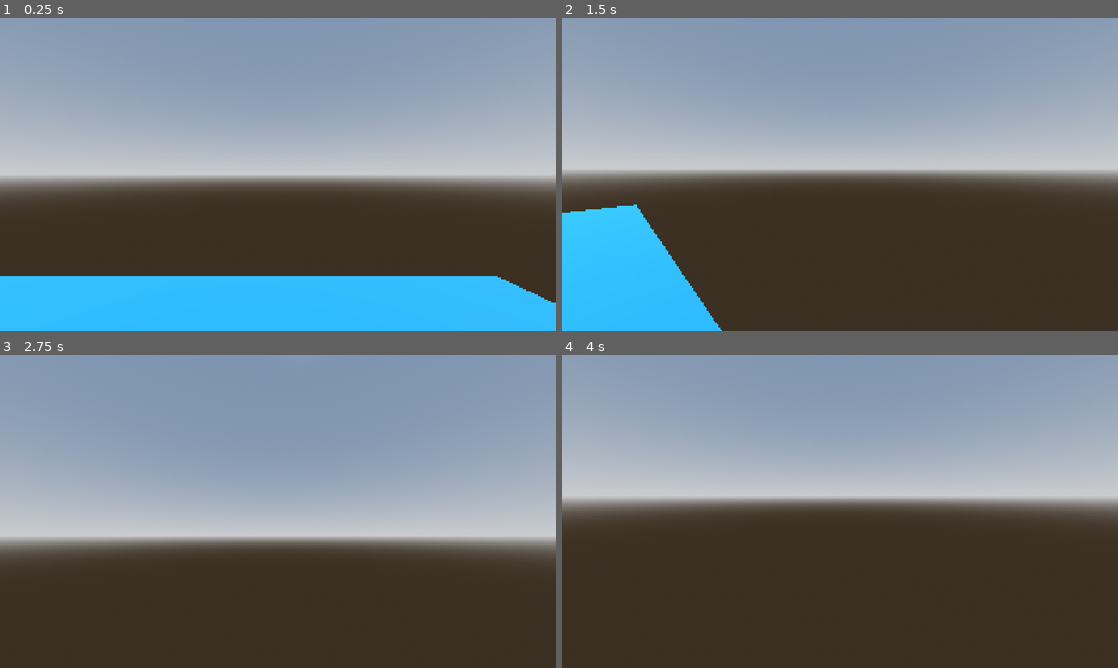
Above: before the commit, frames 1-4 (two rows, left to right).
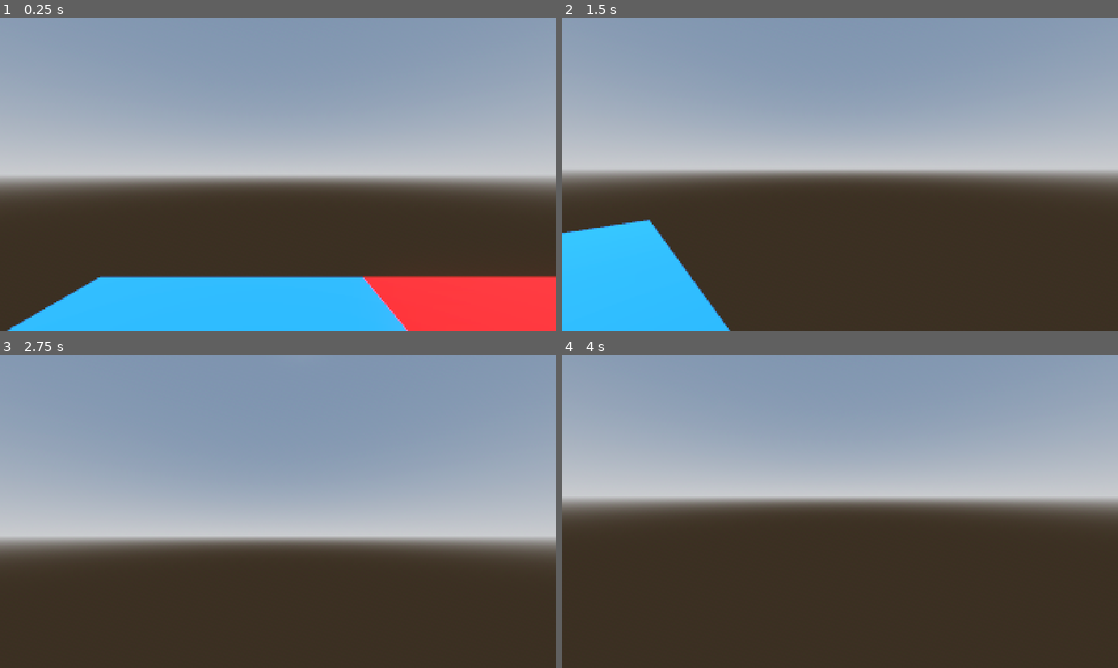
Above: after the commit, the same moments.

Repository: dhamelink/TM-Portals
Game: Godot game, scene res://world.tscn
Two runs of this game, one before a commit and one after it. Both use one fixed random seed, a clock stepped at 60 frames per second and the inputs below.
Inputs (mouse positions are in pixels of both pictures, inside the frame that each line leads up to):
- Up to frame 1 (0.25 s): no input
- Up to frame 2 (1.5 s): move the mouse to (867, 174) at 0.52 s; hold Shift (sprint) 0.53-1.28 s; hold W (forward) from 0.53 s (still down); tap Space (jump) at 0.77 s; move the mouse to (812, 174) at 1.27 s; tap Shift (sprint) at 1.35 s
- Up to frame 3 (2.75 s): keep holding W (forward); tap Space (jump) at 1.52 s; move the mouse to (289, 505) at 2.02 s; hold Shift (sprint) from 2.03 s (still down)
- Up to frame 4 (4 s): keep holding W (forward); tap Enter at 2.75 s; move the mouse to (834, 517) at 2.77 s; release Shift (sprint) at 2.78 s; tap Shift (sprint) at 2.85 s; tap Space (jump) at 3.02, 3.5, 3.77 s; move the mouse to (878, 514) at 3.52 s; hold Shift (sprint) from 3.53 s (still down)

The runs differ from the first frame. In frame 1, 7.4% of the frame differs, in the area x 0-100%, y 82-100%; in frame 2, 1.3%; in frame 3, less than 0.1%; in frame 4, less than 0.1%.

Commit message:
Fixed a bug where objects between the portal and the portal camera would be shown on the portal viewport texture and ruin the illusion Done by changing the projection matrix of the camera so that the near clip plane has the same rotation and position as the portal, thus only projecting whats behind the portal, and ignoring everything between it and the camera Godot doesnt allow this in the default build of the engine, so i used this fork: https://github.com/V-Sekai/godot/tree/vsk-override-projection-4.6

Diff:
--- a/portal.gd
+++ b/portal.gd
@@ -3,6 +3,13 @@
 @export var other_portal : Node3D
 
 @export var cull_layer : int = 4
+
+# Edge case but possible. Adding this to prevent teleporting twice if body lands exactly on portal plane
+func _nonzero_sign(value):
+	var s = sign(value)
+	if s == 0:
+		s = 1
+	return s
 
 # Called when the node enters the scene tree for the first time.
 func _ready() -> void:
@@ -17,6 +24,81 @@
 	#RenderingServer.frame_pre_draw.connect(do_updates)
 	# Or so I would think. It only works with this + _process + _physics_process all calling do_updates.
 	# Otherwise there is flicker. I'm not sure why just frame_pre_draw doesn't work.
+	_set_portal_camera_environment_to_world3d_environment_no_tonemap()
+
+func _set_portal_camera_environment_to_world3d_environment_no_tonemap():
+	var world_3d = get_viewport().world_3d
+	if not world_3d or not world_3d.environment:
+		return
+	# The tonemap must be disabled/set to linear.
+	# This is so the tonemap won't be applied twice in the main camera render.
+	$CameraViewport/Camera3D.environment = world_3d.environment.duplicate()
+	$CameraViewport/Camera3D.environment.tonemap_mode = Environment.TONE_MAPPER_LINEAR
+
+
+# Copied from https://github.com/V-Sekai/avatar_vr_demo/blob/master/addons/V-Sekai.xr-mirror/mirror.gd
+func set_projection_oblique_near_plane(matrix: Projection, clip_plane: Plane):
+	# Based on the paper
+	# Lengyel, Eric. “Oblique View Frustum Depth Projection and Clipping”.
+	# Journal of Game Development, Vol. 1, No. 2 (2005), Charles River Media, pp. 5–16.
+
+	# Calculate the clip-space corner point opposite the clipping plane
+	# as (sgn(clipPlane.x), sgn(clipPlane.y), 1, 1) and
+	# transform it into camera space by multiplying it
+	# by the inverse of the projection matrix
+	var q = Vector4(
+		(sign(clip_plane.x) + matrix.z.x) / matrix.x.x,
+		(sign(clip_plane.y) + matrix.z.y) / matrix.y.y,
+		-1.0,
+		(1.0 + matrix.z.z) / matrix.w.z)
+
+	var clip_plane4 = Vector4(clip_plane.x, clip_plane.y, clip_plane.z, clip_plane.d)
+
+	# Calculate the scaled plane vector
+	var c: Vector4 = clip_plane4 * (2.0 / clip_plane4.dot(q))
+
+	# Replace the third row of the projection matrix
+	matrix.x.z = c.x - matrix.x.w
+	matrix.y.z = c.y - matrix.y.w
+	matrix.z.z = c.z - matrix.z.w
+	matrix.w.z = c.w - matrix.w.w
+	return matrix
+
+# This function is based on https://github.com/SebLague/Portals/blob/master/Assets/Scripts/Core/Portal.cs
+func _update_portal_camera_near_clip_plane(camera):
+	if not camera.has_method("set_override_projection"):
+		print("doesnt have override projectiondww")
+		return # Needs https://github.com/V-Sekai/godot/tree/override_projection_4.2 branch
+
+	#near clip offset makes sur the clip plane isnt directly on the portal, to avoid z-fighting on the portal edge
+	const NEAR_CLIP_OFFSET = 0.05
+	const NEAR_CLIP_LIMIT = 0.1
+
+	# Calculate the near clip plane in camera space
+	#in godot, -z axis is the forward direction. clip_plane_forward is the direction the other portal is facing
+	var clip_plane = other_portal.global_transform
+	var clip_plane_forward: Vector3 = -clip_plane.basis.z
+	#dot product tells you the angle between the portals forward and the vector from camera to portal. If positive, they point the same way, otherwise they oppose. This makes sure the clip plane always points toward the camera, no matter which side it's on, so you always clip the correct half of space.
+	#if clip plane is behind frustum, then the clip plane cuts the front of the scene instead of the back, only rendering whats behind, thus nothing would show
+	var portal_side = _nonzero_sign(clip_plane_forward.dot(other_portal.global_transform.origin - camera.global_transform.origin))
+
+	#Since the projection matrix only understands camera-local coordinates, the portals world position and normal are transformed into the cameras coordinate system. Done using the affine inverse, since you find the relative transform
+	#.basis is used for the normal since its just a direction vecotr, it just needs to be rotated
+	var cam_space_pos = camera.get_camera_transform().affine_inverse() * clip_plane.origin
+	var cam_space_normal = (camera.get_camera_transform().affine_inverse().basis * clip_plane_forward) * portal_side
+	#gives the planes distance from the camera. negated to match the Lengyel sign convention that the algorithm expects.
+	var cam_space_dst = - cam_space_pos.dot(cam_space_normal) + NEAR_CLIP_OFFSET;
+
+	# Oblique plane when very close to portal causes glitching/visual artifacts, so only enable if a small distance away
+	if abs(cam_space_dst) > NEAR_CLIP_LIMIT:
+		var proj : Projection = camera.get_camera_projection()
+		var near_clip_plane = Plane(cam_space_normal, cam_space_dst)
+		proj = set_projection_oblique_near_plane(proj, near_clip_plane)
+		camera.set_override_projection(proj)
+	else:
+		# Set back to unmodified frustum if camera is very close to portal
+		camera.set_override_projection(Projection(Vector4.ZERO, Vector4.ZERO, Vector4.ZERO, Vector4.ZERO))
+
 func _update_camera_to_other_portal():
 	var cur_camera = get_viewport().get_camera_3d()
 	if not cur_camera:
@@ -40,6 +122,8 @@
 	$CameraViewport.use_occlusion_culling = get_viewport().use_occlusion_culling
 	$CameraViewport.mesh_lod_threshold = get_viewport().mesh_lod_threshold
 
+	_update_portal_camera_near_clip_plane($CameraViewport/Camera3D)
+
 func do_updates():
 	$CollisionShape3D.disabled = not self.visible
 
--- a/portal.tscn
+++ b/portal.tscn
@@ -16,11 +16,12 @@
 script = ExtResource("1_ef3v5")
 
 [node name="PortalVisual" type="CSGBox3D" parent="." unique_id=562859984]
-size = Vector3(1.5, 2.5, 0.3)
+size = Vector3(1.5, 2.5, 0.1)
 material = SubResource("ShaderMaterial_f3sb7")
 
 [node name="CameraViewport" type="SubViewport" parent="." unique_id=1293651116]
 
 [node name="Camera3D" type="Camera3D" parent="CameraViewport" unique_id=1784722663]
+size = 0.1
 
 [node name="CollisionShape3D" type="CollisionShape3D" parent="." unique_id=1386926387]
--- a/project.godot
+++ b/project.godot
@@ -21,6 +21,7 @@
 window/size/viewport_height=1080
 window/stretch/mode="canvas_items"
 window/stretch/aspect="expand"
+window/vsync/vsync_mode=0
 
 [editor_plugins]
 
@@ -63,7 +64,10 @@
 
 3d/physics_engine="Jolt Physics"
 3d/default_gravity=11.0
+common/physics_interpolation=true
 
 [rendering]
 
 rendering_device/driver.windows="d3d12"
+textures/vram_compression/import_etc2_astc=true
+anti_aliasing/quality/msaa_3d=1
--- a/world.tscn
+++ b/world.tscn
@@ -36,7 +36,7 @@
 [node name="World" type="Node3D" unique_id=1006530827]
 
 [node name="DirectionalLight3D" type="DirectionalLight3D" parent="." unique_id=338216628]
-transform = Transform3D(-0.8660254, -0.43301278, 0.25, 0, 0.49999997, 0.86602545, -0.50000006, 0.75, -0.43301266, 0, 9.764721, 18.547226)
+transform = Transform3D(-0.8660254, -0.43301278, 0.25, 0, 0.49999997, 0.86602545, -0.50000006, 0.75, -0.43301266, 10.311468, 7.311491, -7.9415836)
 shadow_enabled = true
 
 [node name="WorldEnvironment" type="WorldEnvironment" parent="." unique_id=681726790]
@@ -62,19 +62,19 @@
 one_shot = true
 
 [node name="CSGBox3D" type="CSGBox3D" parent="." unique_id=1189252561]
-transform = Transform3D(1, 0, 0, 0, 1, 0, 0, 0, 1, -1, 0, 1)
+transform = Transform3D(0.5, 0, 0, 0, 1, 0, 0, 0, 1, -1, 0, 1)
 use_collision = true
 size = Vector3(12, 1, 20)
 material = SubResource("StandardMaterial3D_f3sb7")
 
 [node name="CSGBox3D6" type="CSGBox3D" parent="." unique_id=1232928727]
-transform = Transform3D(1, 0, 0, 0, 1, 0, 0, 0, 1, 14.826567, 0.7064924, 6.823983)
+transform = Transform3D(1, 0, 0, 0, 1, 0, 0, 0, 1, 5, 1.2809548, 4.6628637)
 use_collision = true
-size = Vector3(2.005005, 0.5625, 5)
+size = Vector3(0.9244995, 1.7114258, 0.7651367)
 material = SubResource("StandardMaterial3D_tlwt5")
 
 [node name="CSGBox3D7" type="CSGBox3D" parent="." unique_id=2041077363]
-transform = Transform3D(1, 0, 0, 0, 1, 0, 0, 0, 1, 13, 0, 1)
+transform = Transform3D(0.5, 0, 0, 0, 1, 0, 0, 0, 1, 5, 0, 1)
 use_collision = true
 size = Vector3(12, 1, 20)
 material = SubResource("StandardMaterial3D_aqk2v")
@@ -86,7 +86,7 @@
 material = SubResource("StandardMaterial3D_036b0")
 
 [node name="PortalBlue" type="Node3D" parent="." unique_id=1720256830]
-transform = Transform3D(2, 0, 0, 0, 0.8, 0, 0, 0, 1, -0.69357944, 1.5, 1)
+transform = Transform3D(2, 0, 0, 0, 0.8, 0, 0, 0, 1, -0.694, 1.505, 1)
 
 [node name="Portal" parent="PortalBlue" unique_id=1888621344 node_paths=PackedStringArray("other_portal") instance=ExtResource("2_fj7yv")]
 other_portal = NodePath("../../PortalRed/Portal")
@@ -104,7 +104,7 @@
 size = Vector3(0.13059083, 2.865088, 0.5)
 
 [node name="PortalRed" type="Node3D" parent="." unique_id=989280898]
-transform = Transform3D(2, 0, 0, 0, 0.8, 0, 0, 0, 1, 13.2331295, 1.5, 1)
+transform = Transform3D(2, 0, 0, 0, 0.8, 0, 0, 0, 1, 5, 1.505, 1)
 
 [node name="Portal" parent="PortalRed" unique_id=716629423 node_paths=PackedStringArray("other_portal") instance=ExtResource("2_fj7yv")]
 other_portal = NodePath("../../PortalBlue/Portal")
Not shown, changed: icon.svg.import
Not shown: 1 places in portal.tscn that only renumber resources
Not shown: 1 places in world.tscn that only renumber resources
